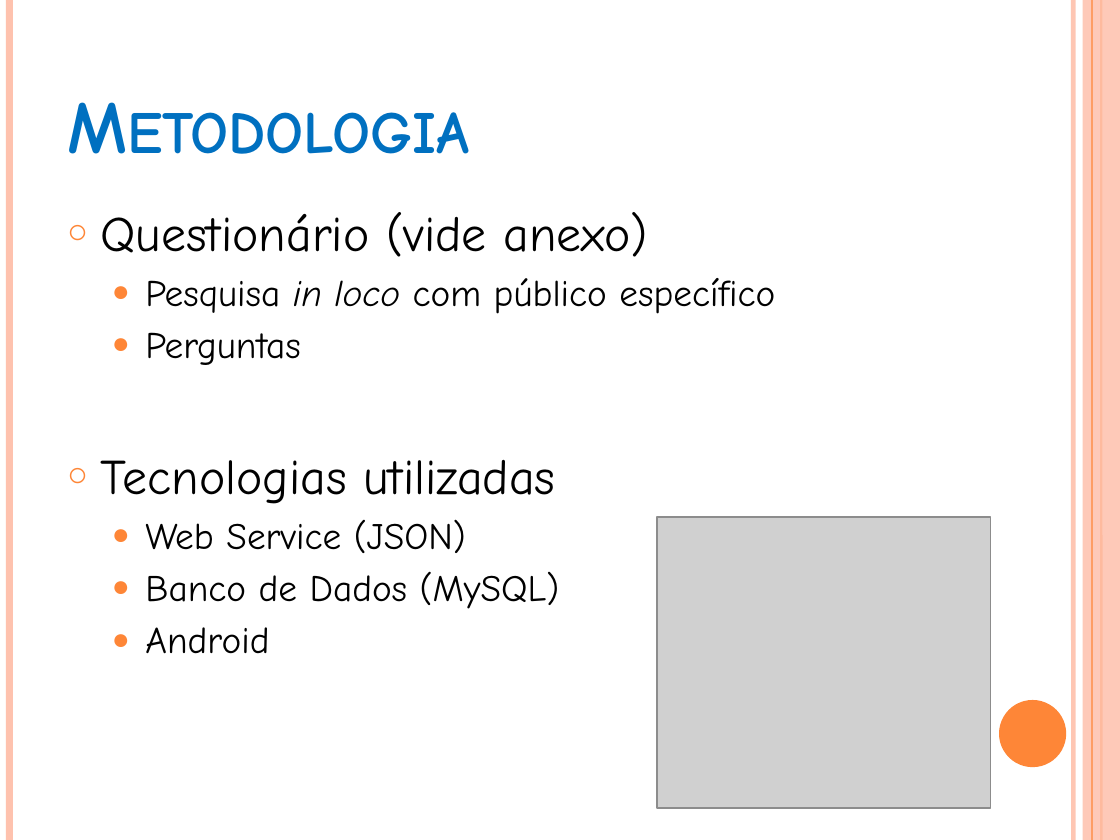
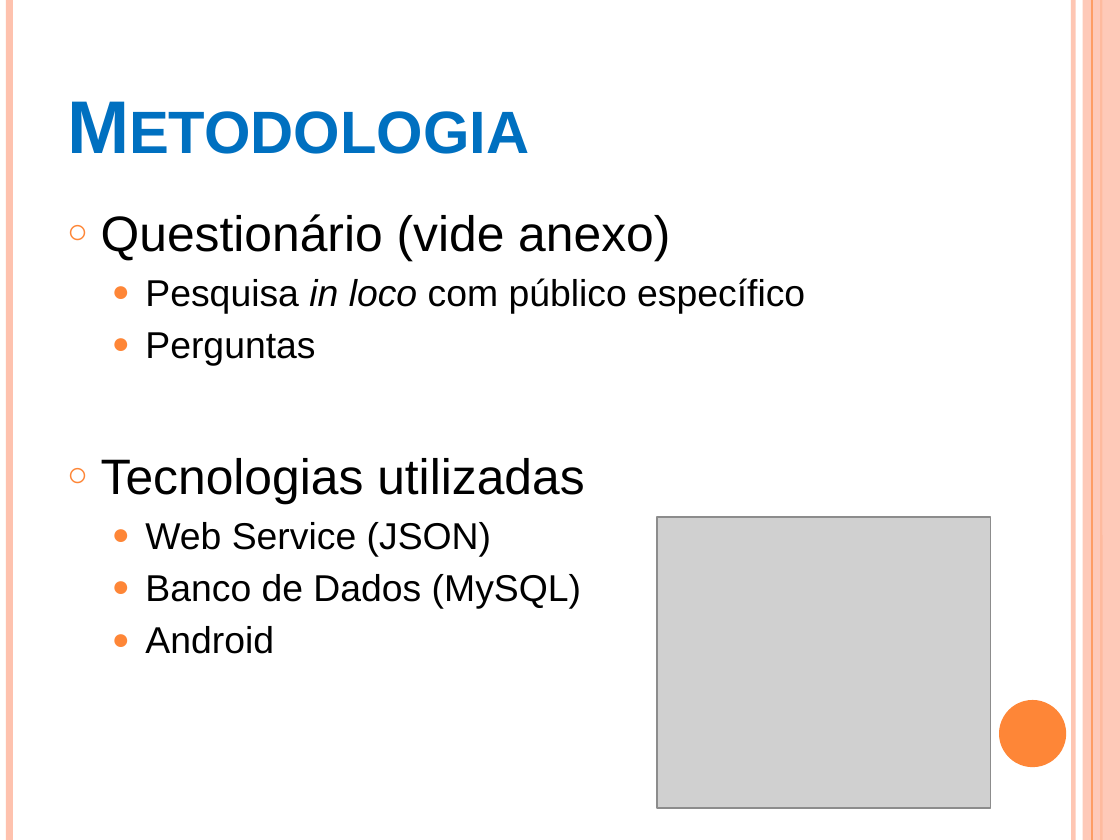
Before and after one commit to matheusmauricio/TCC, a slide deck: slide 8 of Outros/slide.pptx. Drawn at 1120x840 pixels with LibreOffice and Linux fonts; fonts in the diff are those of the drawing; grey boxes stand for pictures. Boxes give left, top, right and bottom in pixels: in the first picture for what was removed or moved away, otherwise in the second. Text is boxed around its words. In the diff, an @@ line names an element or a change of style, - is before the commit and + after.

```diff
--- a/Outros/slide.pptx
+++ b/Outros/slide.pptx
@@ title "Metodologia" at (56, 34, 971, 174): font Comic Neue to Arial @@
@@ text "Questionário (vide anexo)" at (101, 214, 805, 654): font Comic Neue to Arial @@
```
Also in this commit, not shown: 9 other slides changed, 2 slides added, 6 other files.
